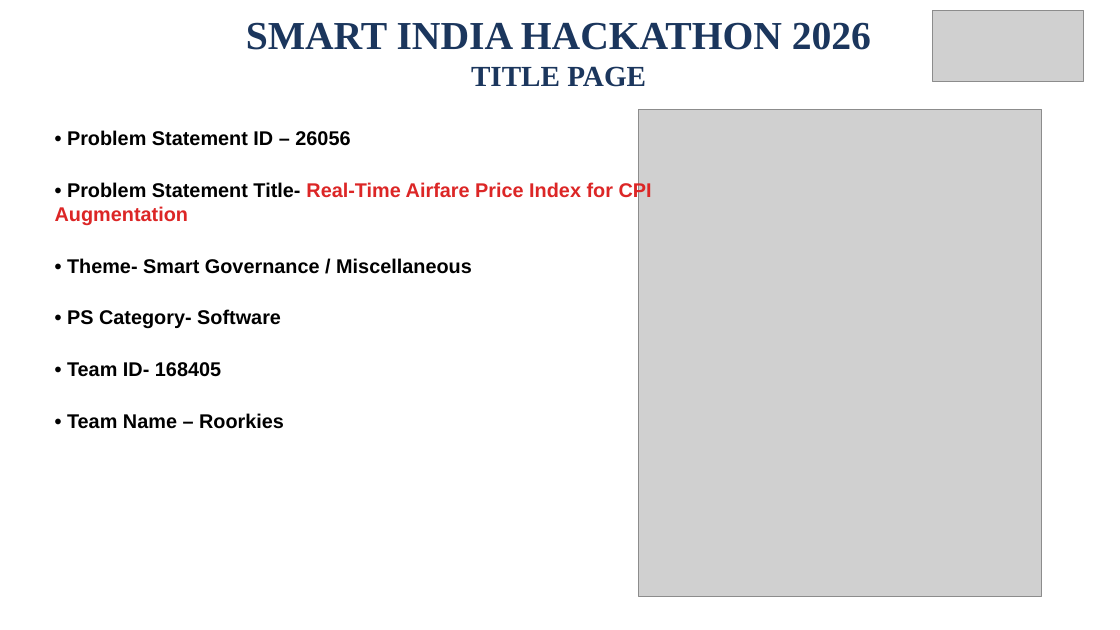
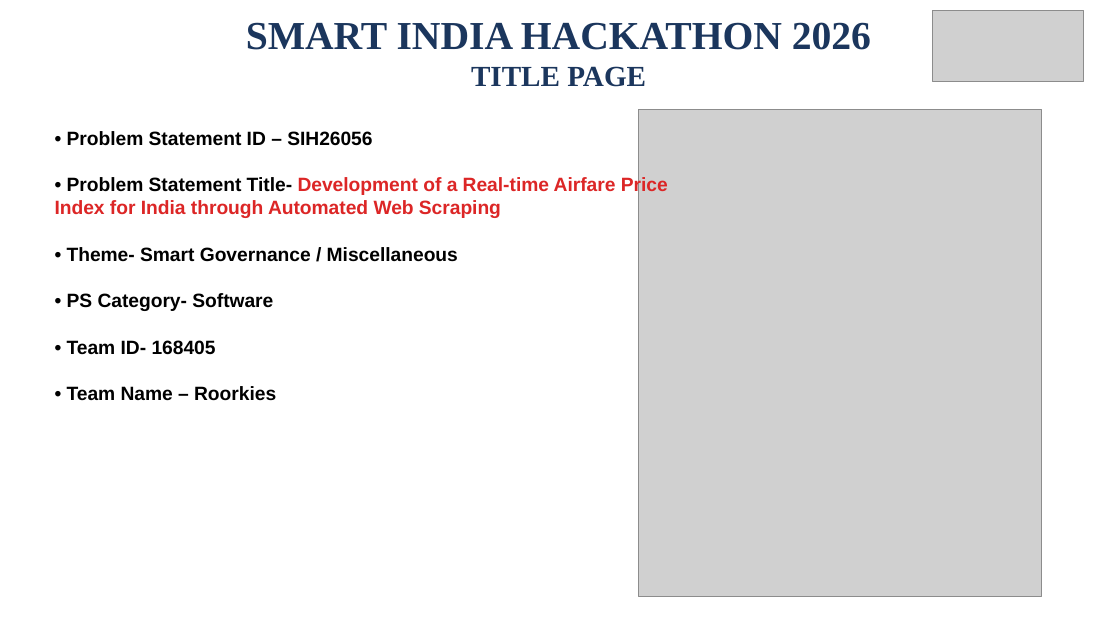
Before and after one commit to oshshivish-tech/sih26056_airfare_cpi, a slide deck: slide 1 of public/AirIntel_India_SIH26056_Presentation.pptx. Drawn at 1120x630 pixels with LibreOffice and Linux fonts; fonts in the diff are those of the drawing; grey boxes stand for pictures. Boxes give left, top, right and bottom in pixels: in the first picture for what was removed or moved away, otherwise in the second. Text is boxed around its words. In the diff, an @@ line names an element or a change of style, - is before the commit and + after.

Commit message:
feat(presentation): update Problem Statement ID to SIH26056 and Title on Slide 1

```diff
--- a/public/AirIntel_India_SIH26056_Presentation.pptx
+++ b/public/AirIntel_India_SIH26056_Presentation.pptx
@@ text at <box>55,131,668,218</box>: text changed; size 17 to 16.5 pt; text colour #000000 to #DC2626 @@
-• Problem Statement ID – 26056
-• Problem Statement Title- Real-Time Airfare Price Index for CPI Augmentation
+• Problem Statement ID – SIH26056
+• Problem Statement Title- Development of a Real-time Airfare Price Index for India through Automated Web Scraping
@@ text at <box>67,247,458,401</box>: size 17 to 16.5 pt in "• Theme- Smart Governance / Miscellaneous", "• PS Category- Software", "• Team ID- 168405", "• Team Name – Roorkies"; less space between paragraphs @@
```
Also in this commit, not shown: 2 other files.
